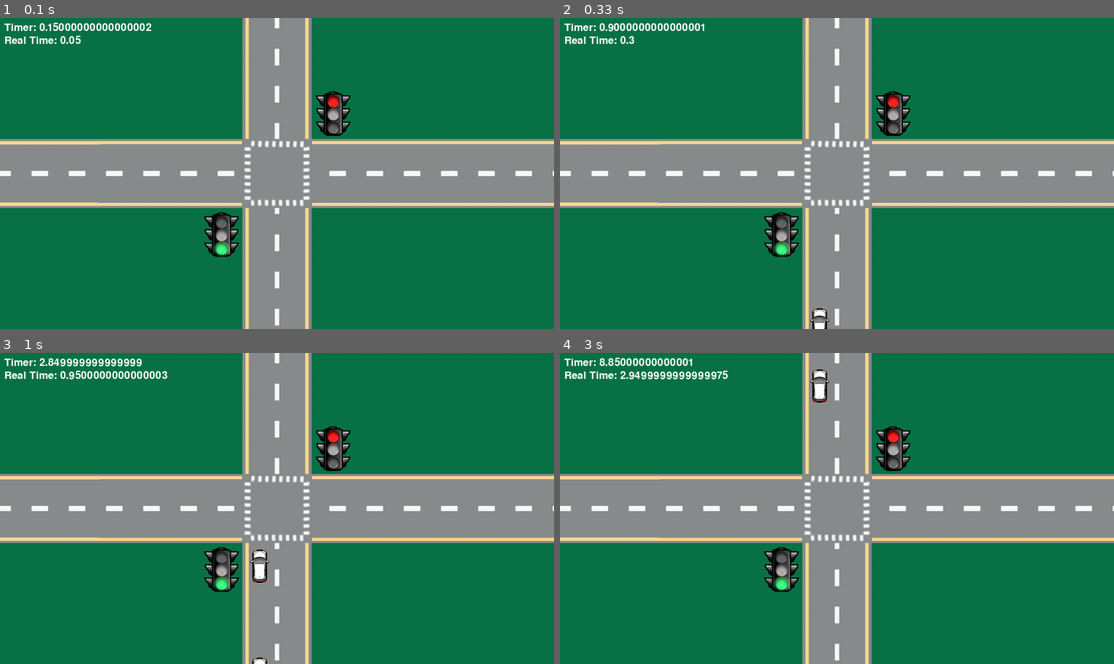
Above: before the commit, frames 1-4 (two rows, left to right).
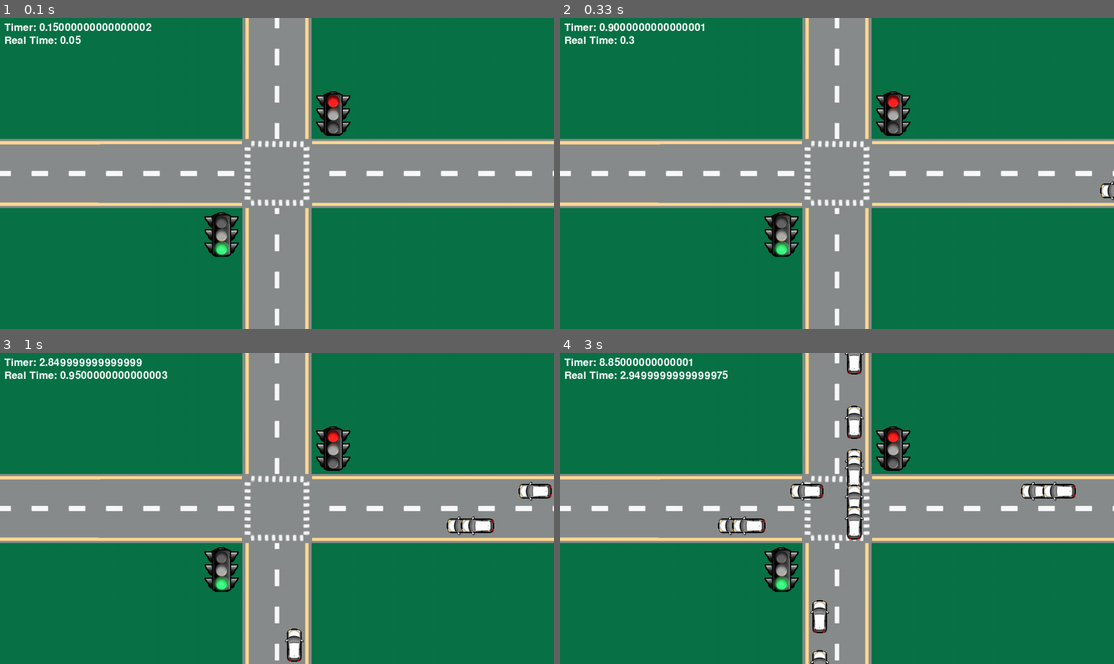
Above: after the commit, the same moments.

Repository: IChaudhry892/csce-4430-project
Game: pygame game, started from pygame-traffic-test/main.py
The game is run twice, just before and just after one commit, with the same random seed, the same clock (stepped at 60 frames per second) and the same inputs.
Inputs:
- Up to frame 1 (0.1 s): no input
- Up to frame 2 (0.33 s): no input
- Up to frame 3 (1 s): no input
- Up to frame 4 (3 s): no input

Frame 1 is identical in both runs. In frame 2, 0.2% of the frame differs, in the area x 45-100%, y 52-100%; in frame 3, 1.2%; in frame 4, 2.7%, in the area x 28-94%, y 0-100%.

Commit message:
Update vehicle spawning.
Adjust vehicle spawning to use traffic intensity values defined in SimulationConfig.py. Vehicles spawn in random lanes within each road.

Diff:
--- a/pygame-traffic-test/Road/Road.py
+++ b/pygame-traffic-test/Road/Road.py
@@ -2,12 +2,20 @@
 from Graphics.SimulationGraphicConfig import SimulationGraphicConfig
 
 class Road(Animatable):
-    def __init__(self, x, y, length, image):
+    def __init__(self, x, y, length, traffic_intensity, road_id, image):
         self.x = x
         self.y = y
         self.width = SimulationGraphicConfig.ROAD_WIDTH
         self.length = length
         self.image = image
+        self.road_id = road_id
+        self.traffic_intensity = traffic_intensity # Probability of spawning a vehicle per virtual minute
 
     def draw(self, screen):
         screen.blit(self.image, (self.x, self.y))
+
+    def getTrafficIntensity(self):
+        return self.traffic_intensity
+
+    def getRoadID(self):
+        return self.road_id
--- a/pygame-traffic-test/SimulationToolbox/Scenario.py
+++ b/pygame-traffic-test/SimulationToolbox/Scenario.py
@@ -21,22 +21,21 @@
         self.images = images
 
     # FOR TESTING PURPOSES
-    def spawn_vehicle(self):
-        road_id = random.choice(["vertical_road", "horizontal_road"])
+    def spawn_vehicle_for_road(self, road_id):
         lane_id = random.choice(["left_lane", "right_lane"])
-        if road_id == "vertical_road":
+        if road_id == SimulationConfig.ROAD_IDS["Vertical Road"]:
             img = self.images['car_north']
             self.addComponent(Vehicle(SimulationGraphicConfig.VEHICLE_HEIGHT, SimulationGraphicConfig.VEHICLE_WIDTH, SimulationConfig.VEHICLE_VELOCITY_MPS, img, road_id, lane_id))
-        else:
+        elif road_id == SimulationConfig.ROAD_IDS["Horizontal Road"]:
             img = self.images['car_west']
             self.addComponent(Vehicle(SimulationGraphicConfig.VEHICLE_WIDTH, SimulationGraphicConfig.VEHICLE_HEIGHT, SimulationConfig.VEHICLE_VELOCITY_MPS, img, road_id, lane_id))
 
     def buildScenario(self):
         """Abstract method to be implemented by subclass (probably Main)""" # nvm, using it in scnearioHandler right now
         # PLACEHOLDER CODE FOR TESTING
-        ROAD_VERTICAL = Road(0, 0, SimulationGraphicConfig.ROAD_VERTICAL_LENGTH, self.images['road_vertical'])
+        ROAD_VERTICAL = Road(0, 0, SimulationGraphicConfig.ROAD_VERTICAL_LENGTH, SimulationConfig.TRAFFIC_INTENSITIES["high"], SimulationConfig.ROAD_IDS["Vertical Road"], self.images['road_vertical'])
         self.addComponent(ROAD_VERTICAL)
-        ROAD_HORIZONAL = Road(0, 0, SimulationGraphicConfig.ROAD_HORIZONTAL_LENGTH, self.images['road_horizontal'])
+        ROAD_HORIZONAL = Road(0, 0, SimulationGraphicConfig.ROAD_HORIZONTAL_LENGTH, SimulationConfig.TRAFFIC_INTENSITIES["low"], SimulationConfig.ROAD_IDS["Horizontal Road"], self.images['road_horizontal'])
         self.addComponent(ROAD_HORIZONAL)
         INTERSECTION = Intersection(0, 0, self.images['intersection'])
         self.addComponent(INTERSECTION)
--- a/pygame-traffic-test/SimulationToolbox/ScenarioHandler.py
+++ b/pygame-traffic-test/SimulationToolbox/ScenarioHandler.py
@@ -27,13 +27,13 @@
         pass
 
     def drawAnimatables(self, screen) -> None:
-        """Draw all animatable components in the scenario""" # copied from paper's code, idk where to use it
+        """Draw all animatable components in the scenario""" # Called in Display.redrawSimulationWindow
         animatables = self.scenario.getAnimatables()
         for animatable in animatables:
             animatable.draw(screen)
 
     def drawSimulatables(self, screen) -> None:
-        """Draw all simulatable components in the scenario""" # copied from paper's code, idk where to use it
+        """Draw all simulatable components in the scenario""" # Called in Display.redrawSimulationWindow
         simulatables = self.scenario.getSimulatables()
         for simulatable in simulatables:
             simulatable.draw(screen)
@@ -60,9 +60,11 @@
                 if event.type == pygame.QUIT:
                     self.running = False
 
-            # Spawn vehicles randomly for testing
-            if random.randint(1, 20) == 1: # Object has a 1/20 chance of spawning every frame
-                self.scenario.spawn_vehicle()
+            # Spawn vehicles based on traffic intensity for each road
+            for road in self.scenario.getComponents():
+                if isinstance(road, Road):
+                    if random.random() < road.getTrafficIntensity():
+                        self.scenario.spawn_vehicle_for_road(road.getRoadID())
 
             # Update simulatable components (just vehicles for now)
             for simulatable in self.scenario.getSimulatables()[:]:
--- a/pygame-traffic-test/SimulationToolbox/SimulationConfig.py
+++ b/pygame-traffic-test/SimulationToolbox/SimulationConfig.py
@@ -1,5 +1,4 @@
 class SimulationConfig:
-    # VEHICLE_VELOCITY = 40
     VEHICLE_VELOCITY_MPS = 11.11    # 40 km/h = 11.11 m/s
     PIXELS_PER_METER = 10   # 10 pixels = 1 meter, 0.1 meter = 10 pixels
 
@@ -8,3 +7,6 @@
     REAL_TIME = 0.0         # Real-time elapsed in seconds
     TIMER = 0.0             # Virtual time elapsed in seconds
     STOP_REAL_TIME = 30.0   # Stop simulation after 30 real-time seconds
+
+    ROAD_IDS = {"Vertical Road": "vertical_road", "Horizontal Road": "horizontal_road"}
+    TRAFFIC_INTENSITIES = {"high": 0.15, "medium": 0.10, "low": 0.05} # Chance of spawning a vehicle per virtual minute per road
